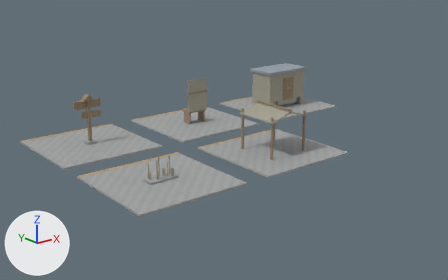
Renders of the glTF model development/levels/primitive-props-v1/site-kits/level_blockout_kit_wld_02_p03.glb from each side of a commit.
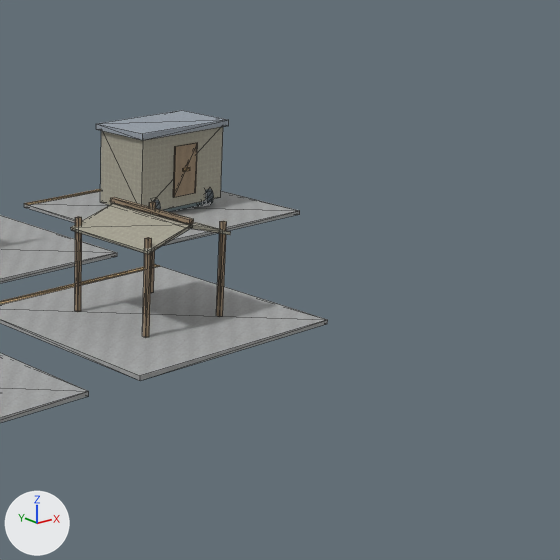
Each version is shown whole from a 50 mm lens placed at (-21.5, -26.3, 10.3), pointed at (-0.6, -0.2, -0.2), then close up on the part from 47% to 100% of the width and 6% to 91% of the height. The axes (+X, +Y, +Z) are drawn at lower left. The lights are the same throughout. The last two pictures show the newer version. The close-ups show mesh edges as thin lines. Vertices at exactly the same position are counted once.

Before the edit, the objects in view are built like this:
```python
me_camp_hollow_creek_map_kit_contact_room = bpy.data.meshes.new('Camp Hollow Creek map-kit contact room')
me_camp_hollow_creek_map_kit_contact_room.from_pydata(...)  # 526 vertices, 848 faces; spans x -9.8..9.8, y -6.3..6.3, z -0.1..2.7
# faces by material slot: [84, 72, 284, 96, 84, 12, 216]
me_camp_hollow_creek_map_kit_contact_room.materials.append(mat_blockout_stone)
me_camp_hollow_creek_map_kit_contact_room.materials.append(mat_blockout_accent)
me_camp_hollow_creek_map_kit_contact_room.materials.append(mat_blockout_wood)
me_camp_hollow_creek_map_kit_contact_room.materials.append(mat_blockout_canvas)
me_camp_hollow_creek_map_kit_contact_room.materials.append(mat_blockout_metal)
me_camp_hollow_creek_map_kit_contact_room.materials.append(mat_blockout_industrial)
me_camp_hollow_creek_map_kit_contact_room.materials.append(mat_blockout_dark)
ob_level_blockout_kit_wld_02_p03 = bpy.data.objects.new('level_blockout_kit_wld_02_p03', me_camp_hollow_creek_map_kit_contact_room)
ob_level_blockout_kit_wld_02_p03.location = (0.0, 0.0, 0.0)
```
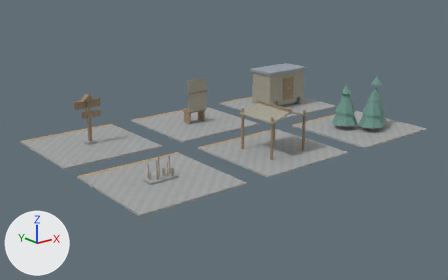
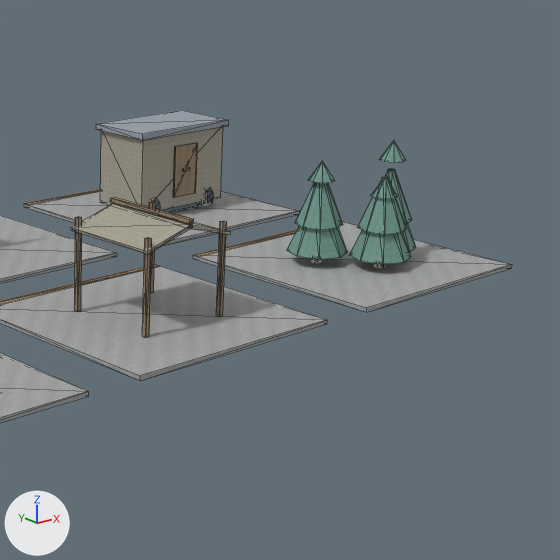
Pixel boxes (x1, y1, x2, y2) of what changed, in the close-ups (560 x 560 px):
'level_blockout_kit_wld_02_p03', reshaped
    before: (0, 110, 328, 423)
    after: (0, 110, 512, 423)
part 1 of me_camp_hollow_creek_map_kit_contact_room, added
    after: (193, 222, 512, 312)
part 2 of me_camp_hollow_creek_map_kit_contact_room, added
    after: (194, 221, 343, 257)
part 3 of me_camp_hollow_creek_map_kit_contact_room, added (green)
    after: (287, 226, 347, 260)
part 4 of me_camp_hollow_creek_map_kit_contact_room, added
    after: (308, 161, 335, 183)
part 5 of me_camp_hollow_creek_map_kit_contact_room, added (mostly hidden)
    after: (402, 223, 416, 253)
part 6 of me_camp_hollow_creek_map_kit_contact_room, added
    after: (379, 140, 405, 163)
part 7 of me_camp_hollow_creek_map_kit_contact_room, added (green)
    after: (349, 230, 410, 264)
part 8 of me_camp_hollow_creek_map_kit_contact_room, added
    after: (371, 176, 398, 199)
part 9 of me_camp_hollow_creek_map_kit_contact_room, added (green)
    after: (295, 183, 343, 230)
part 10 of me_camp_hollow_creek_map_kit_contact_room, added (green)
    after: (385, 169, 411, 224)
part 11 of me_camp_hollow_creek_map_kit_contact_room, added (green)
    after: (358, 177, 406, 235)

What changed in the scene script:
```text
Add img_image_7:
    img_image_7 = load_image('Image_7', '_unpacked/Image_7', 32, 32, 'sRGB')
Add mat_blockout_patina:
    mat_blockout_patina = bpy.data.materials.new('blockout_patina')
    # colours: greyish green #7eaa9e
    # uses the picture img_image_7
Change me_camp_hollow_creek_map_kit_contact_room:
    used by ob_level_blockout_kit_wld_02_p03; location = (0.0, 0.0, 0.0)
    remove me_camp_hollow_creek_map_kit_contact_room.from_pydata(...)  # 526 vertices, 848 faces; spans x -9.8..9.8, y -6.3..6.3, z -0.1..2.7
    add me_camp_hollow_creek_map_kit_contact_room.from_pydata(...)  # 734 vertices, 1208 faces; spans x -9.8..9.8, y -6.3..6.3, z -0.1..3.0
    me_camp_hollow_creek_map_kit_contact_room part 1: a new loose piece, a box spanning x 4.175..9.825, y -6.3..-0.7, z -0.11..-0.01, in mat_blockout_stone
    me_camp_hollow_creek_map_kit_contact_room part 2: a new loose piece, a box spanning x 4.175..9.825, y -0.89..-0.71, z -0.013..0.002, in mat_blockout_accent
    me_camp_hollow_creek_map_kit_contact_room part 3: a new loose piece, an 8-sided cut cone along z (radius 0.8 at the low end, 0.2 at the high end) spanning x 5.4..6.9, y -3.8..-2.3, z 0.3..1.5, in mat_blockout_patina
    me_camp_hollow_creek_map_kit_contact_room part 4: a new loose piece, an 8-sided cone pointing to +z spanning x 5.81..6.47, y -3.43..-2.77, z 2.1..2.6, in mat_blockout_patina
    me_camp_hollow_creek_map_kit_contact_room part 5: a new loose piece, an 8-sided cut cone along z (radius 0.7 at the low end, 0.2 at the high end) spanning x 7.1..8.6, y -4.6..-3.1, z 0.3..1.5, in mat_blockout_patina
    me_camp_hollow_creek_map_kit_contact_room part 6: a new loose piece, an 8-sided cone pointing to +z spanning x 7.53..8.19, y -4.22..-3.56, z 2.52..3.02, in mat_blockout_patina
    me_camp_hollow_creek_map_kit_contact_room part 7: a new loose piece, an 8-sided cut cone along z (radius 0.7 at the low end, 0.2 at the high end) spanning x 6.3..7.8, y -5.1..-3.6, z 0.3..1.5, in mat_blockout_patina
    me_camp_hollow_creek_map_kit_contact_room part 8: a new loose piece, an 8-sided cone pointing to +z spanning x 6.7..7.36, y -4.69..-4.03, z 1.8..2.3, in mat_blockout_patina
    me_camp_hollow_creek_map_kit_contact_room part 9: a new loose piece of 18 vertices spanning x 5.6..6.7, y -3.7..-2.5, z 1.0..2.3, in mat_blockout_patina
    me_camp_hollow_creek_map_kit_contact_room part 10: a new loose piece of 18 vertices spanning x 7.3..8.4, y -4.5..-3.3, z 1.0..2.3, in mat_blockout_patina
    me_camp_hollow_creek_map_kit_contact_room part 11: a new loose piece of 18 vertices spanning x 6.4..7.6, y -4.9..-3.8, z 1.0..2.3, in mat_blockout_patina
    other edits to the shape of me_camp_hollow_creek_map_kit_contact_room do not show in these pictures
    add me_camp_hollow_creek_map_kit_contact_room.materials.append(mat_blockout_patina)
```
